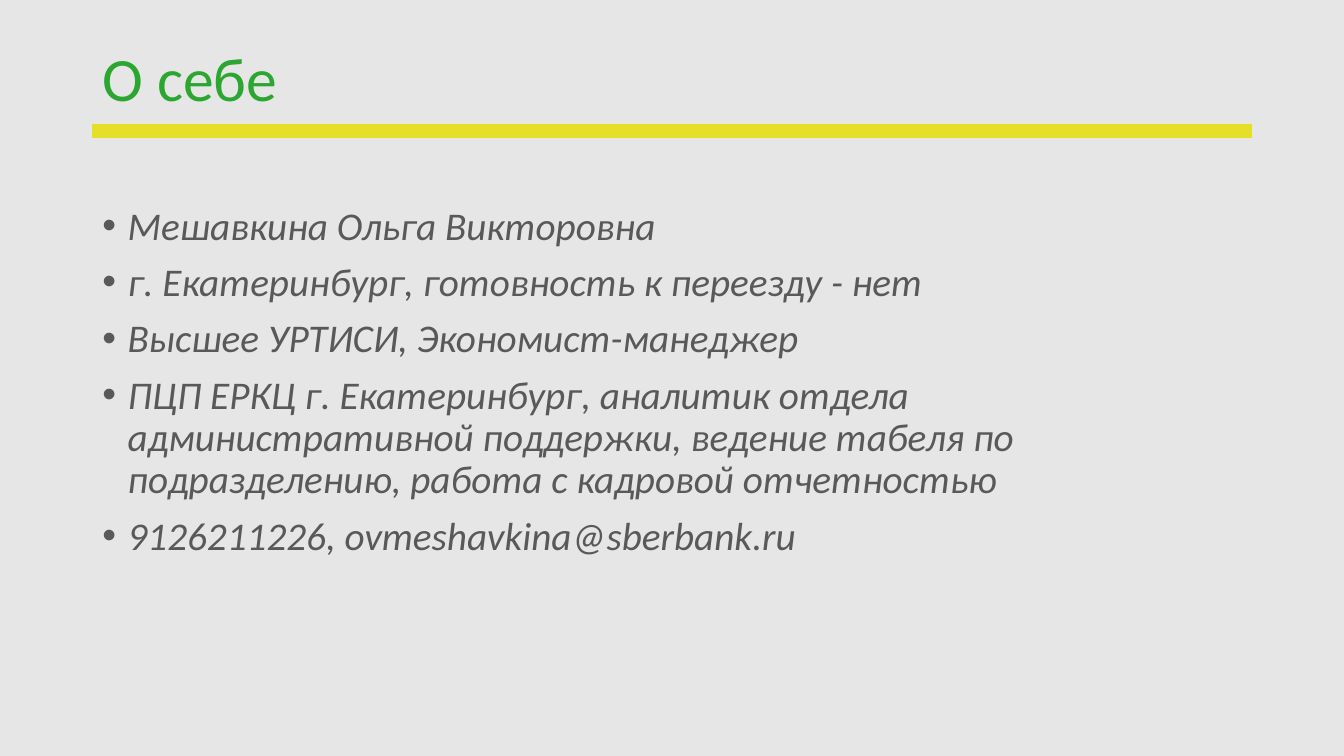
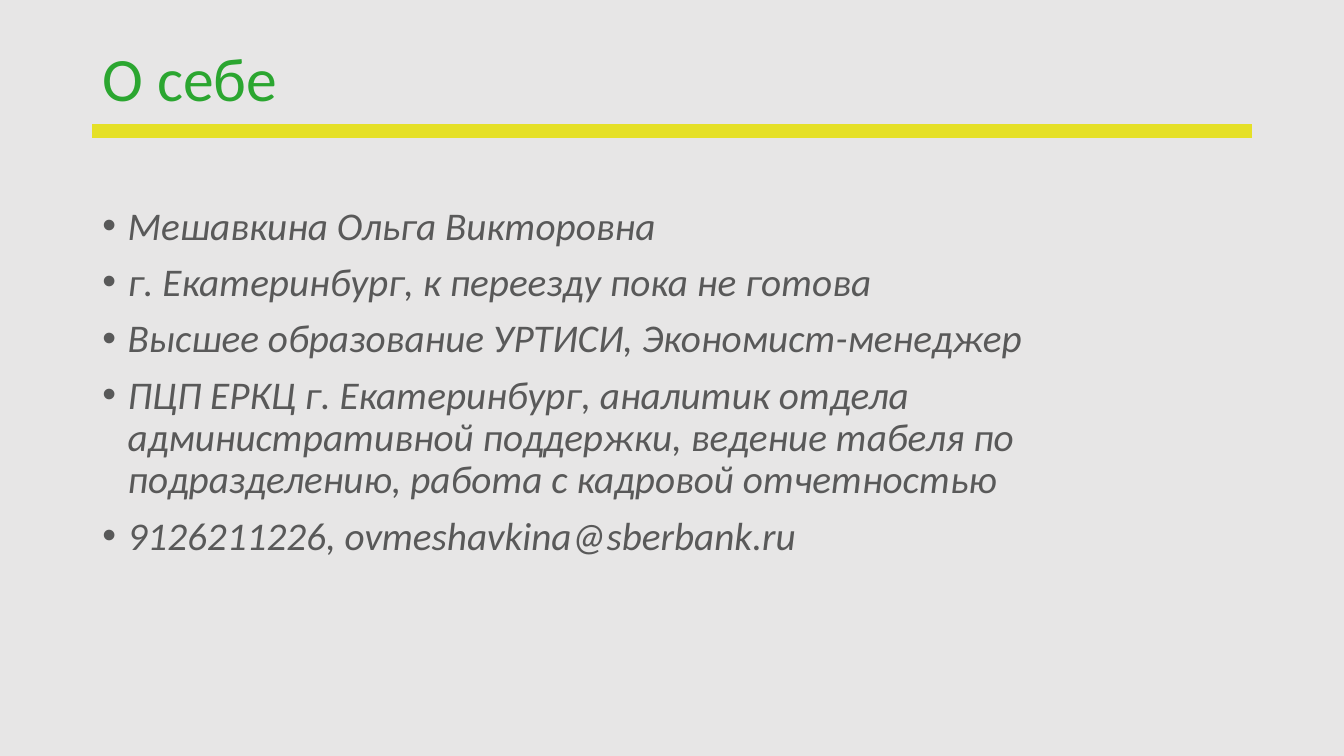
Before and after one commit to OlViMshv/DA_project, a slide deck: slide 2 of ПЕРЕЗАПУСК_Защита проекта.pptx. Drawn at 1344x756 pixels with LibreOffice and Linux fonts; fonts in the diff are those of the drawing; background and template pictures are left out. Boxes give left, top, right and bottom in pixels: in the first picture for what was removed or moved away, otherwise in the second. Text is boxed around its words. In the diff, an @@ line names an element or a change of style, - is before the commit and + after.

```diff
--- a/ПЕРЕЗАПУСК_Защита проекта.pptx
+++ b/ПЕРЕЗАПУСК_Защита проекта.pptx
@@ text at <box>128,269,1022,359</box>: text changed @@
-• г. Екатеринбург, готовность к переезду - нет
-• Высшее УРТИСИ, Экономист-манеджер
+• г. Екатеринбург, к переезду пока не готова
+• Высшее образование УРТИСИ, Экономист-менеджер
```
Also in this commit, not shown: 1 other slide changed.
